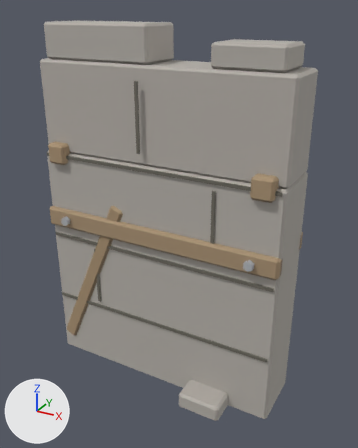
Before and after pictures for a commit that changed the glTF model apps/web/public/art/structures/wall.glb.
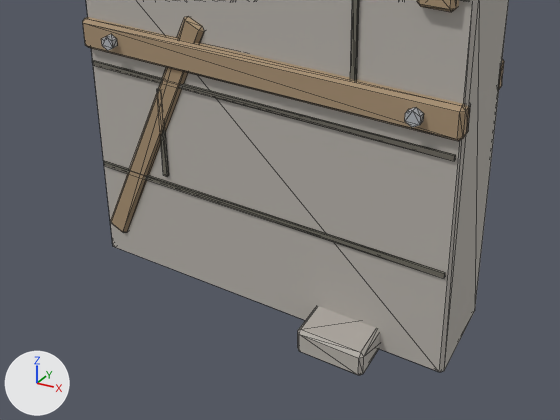
Each version is shown whole from a 50 mm camera at (1.82, -3.14, 2.96) aimed at (0.08, 0.02, 1.38), then close up on the part from 0% to 94% of the width and 44% to 100% of the height. The lights are fixed; the arrows at lower left show +X, +Y and +Z. The last two pictures show the newer version. The close-ups show mesh edges as thin lines. Vertices at exactly the same position are counted once.

The first close-up shows 'wall'.
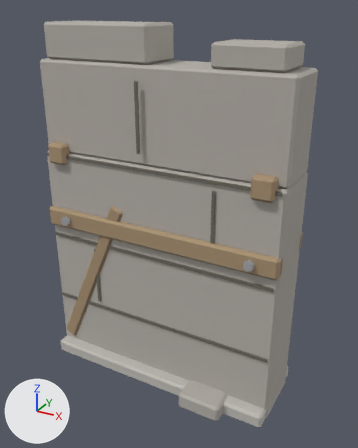
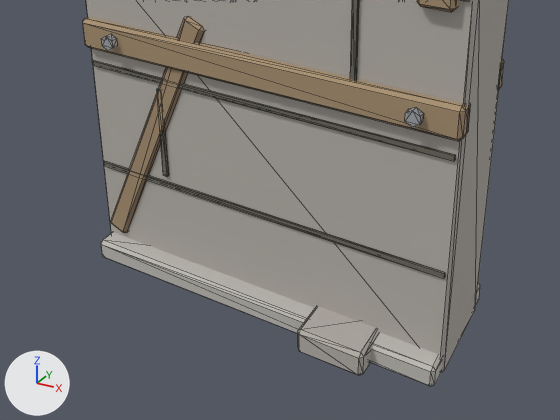
Patch to the scene script:
```diff
--- a/apps/web/public/art/structures/wall.glb.py
+++ b/apps/web/public/art/structures/wall.glb.py
@@ mat_surface_masonry @@
+mat_surface_masonry = bpy.data.materials.new('surface_masonry')
+mat_surface_masonry.use_nodes = True; mat_surface_masonry.node_tree.nodes.clear()
+_N = mat_surface_masonry.node_tree.nodes; _L = mat_surface_masonry.node_tree.links
+n0 = _N.new('ShaderNodeBsdfPrincipled'); n0.name = 'Principled BSDF'
+n0.inputs[2].default_value = 0.96  # 'Roughness'
+n1 = _N.new('ShaderNodeOutputMaterial'); n1.name = 'Material Output'
+n2 = _N.new('ShaderNodeVertexColor'); n2.name = 'Color Attribute'
+_L.new(n0.outputs[0], n1.inputs[0])  # 'BSDF' to 'Surface'
+_L.new(n2.outputs[0], n0.inputs[0])  # 'Color' to 'Base Color'
@@ mat_surface_timber @@
+mat_surface_timber = bpy.data.materials.new('surface_timber')
+mat_surface_timber.use_nodes = True; mat_surface_timber.node_tree.nodes.clear()
+_N = mat_surface_timber.node_tree.nodes; _L = mat_surface_timber.node_tree.links
+n0 = _N.new('ShaderNodeBsdfPrincipled'); n0.name = 'Principled BSDF'
+n0.inputs[2].default_value = 0.88  # 'Roughness'
+n1 = _N.new('ShaderNodeOutputMaterial'); n1.name = 'Material Output'
+n2 = _N.new('ShaderNodeVertexColor'); n2.name = 'Color Attribute'
+_L.new(n0.outputs[0], n1.inputs[0])  # 'BSDF' to 'Surface'
+_L.new(n2.outputs[0], n0.inputs[0])  # 'Color' to 'Base Color'
@@ mat_surface_hardware @@
+mat_surface_hardware = bpy.data.materials.new('surface_hardware')
+mat_surface_hardware.use_nodes = True; mat_surface_hardware.node_tree.nodes.clear()
+_N = mat_surface_hardware.node_tree.nodes; _L = mat_surface_hardware.node_tree.links
+n0 = _N.new('ShaderNodeBsdfPrincipled'); n0.name = 'Principled BSDF'
+n0.inputs[1].default_value = 0.28  # 'Metallic'
+n0.inputs[2].default_value = 0.57  # 'Roughness'
+n1 = _N.new('ShaderNodeOutputMaterial'); n1.name = 'Material Output'
+n2 = _N.new('ShaderNodeVertexColor'); n2.name = 'Color Attribute'
+_L.new(n0.outputs[0], n1.inputs[0])  # 'BSDF' to 'Surface'
+_L.new(n2.outputs[0], n0.inputs[0])  # 'Color' to 'Base Color'
@@ me_cube @@
 # used by ob_wall; location = (0.0, 0.0, 0.0)
-me_cube.from_pydata(...)  # 432 vertices, 752 faces; spans x -1.0..1.0, y -0.45..0.45, z 0.0..2.86
+me_cube.from_pydata(...)  # 456 vertices, 796 faces; spans x -1.0..1.0, y -0.45..0.45, z 0.0..2.86
+# me_cube part 1: the loose piece of 24 vertices spanning x -1.0..1.0, y -0.25..0.25, z 0.0..1.9 is copied, and the copy is scaled about its middle by (0.99, 1.42, 0.0513), then moved by (0.0, 0.0, -0.89), in mat_surface_masonry; it spans x -0.99..0.99, y -0.35..0.35, z 0.0..0.12
+# me_cube part 2: 408 faces spanning x -1.0..1.0, y -0.45..0.45, z 0.0..2.86 switch from mat_surface_detail to mat_surface_masonry
+# me_cube part 3: 80 faces spanning x -0.83..0.83, y -0.33..0.33, z 1.31..1.39 switch from mat_surface_detail to mat_surface_hardware
+me_cube.materials.append(mat_surface_timber)
```

Location of each change, (x1, y1, x2, y2) in pixels of the close-ups (560 x 420 px):
'wall', reshaped
    before: (83, 0, 509, 375)
    after: (83, 0, 509, 386)
part 1 of me_cube, added
    after: (101, 232, 480, 386)
part 2 of me_cube, edited (looks the same)
    both: (86, 0, 509, 375)
part 3 of me_cube, recoloured
    both: (102, 34, 423, 127)
